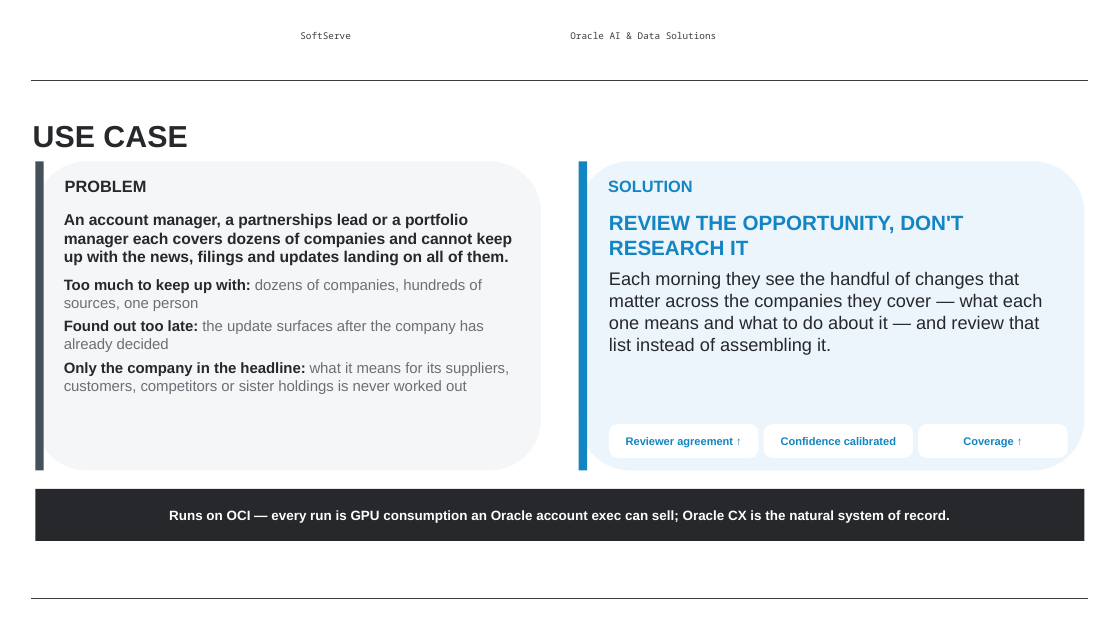
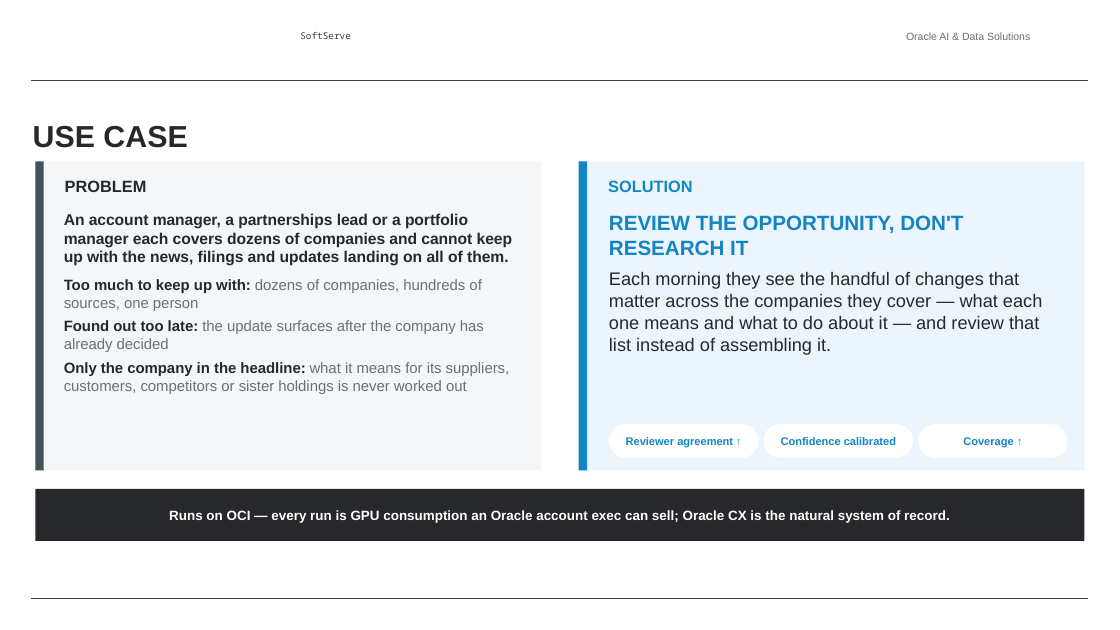
Before and after one commit to alexey-orlov/AO-Personal-OS, a slide deck: slide 2 of outputs/oracle-packs/account-insights/artifacts/account-insights-sales-deck.pptx. Drawn at 1120x630 pixels with LibreOffice and Linux fonts; fonts in the diff are those of the drawing; background and template pictures are left out. Boxes give left, top, right and bottom in pixels: in the first picture for what was removed or moved away, otherwise in the second. Text is boxed around its words. In the diff, an @@ line names an element or a change of style, - is before the commit and + after.

```diff
--- a/outputs/oracle-packs/account-insights/artifacts/account-insights-sales-deck.pptx
+++ b/outputs/oracle-packs/account-insights/artifacts/account-insights-sales-deck.pptx
@@ text "Oracle AI & Data Solutions" at bbox=[906, 32, 1030, 40]: size 8 to 9 pt, font Noto Sans Mono to Arial, text colour #3A3D42 to #6B7076; alignment left to right @@
@@ rectangle at bbox=[579, 161, 1085, 471]: rounded rectangle to rectangle @@
@@ proportions changed in 3 elements at bbox=[609, 424, 759, 458], bbox=[764, 424, 913, 458], bbox=[918, 424, 1068, 458] @@
```
Also in this commit, not shown: 9 other slides changed, 11 other files.
